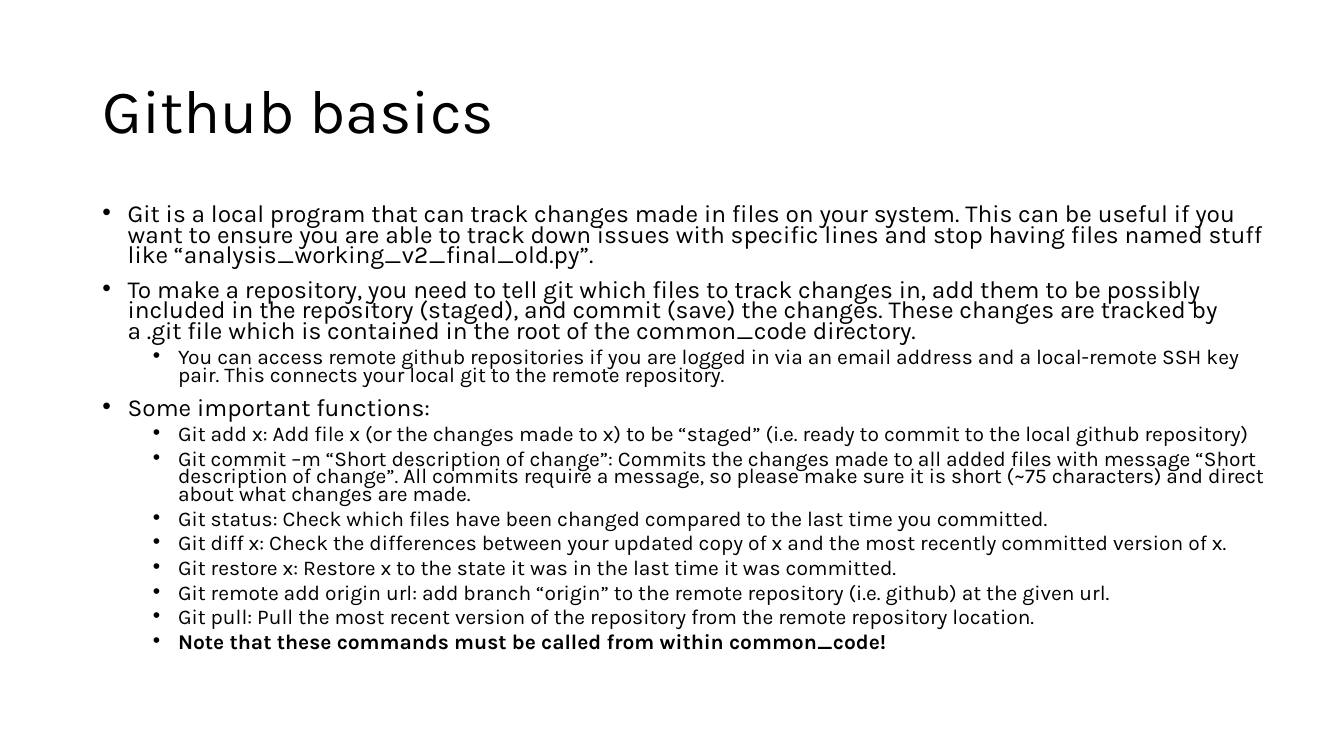
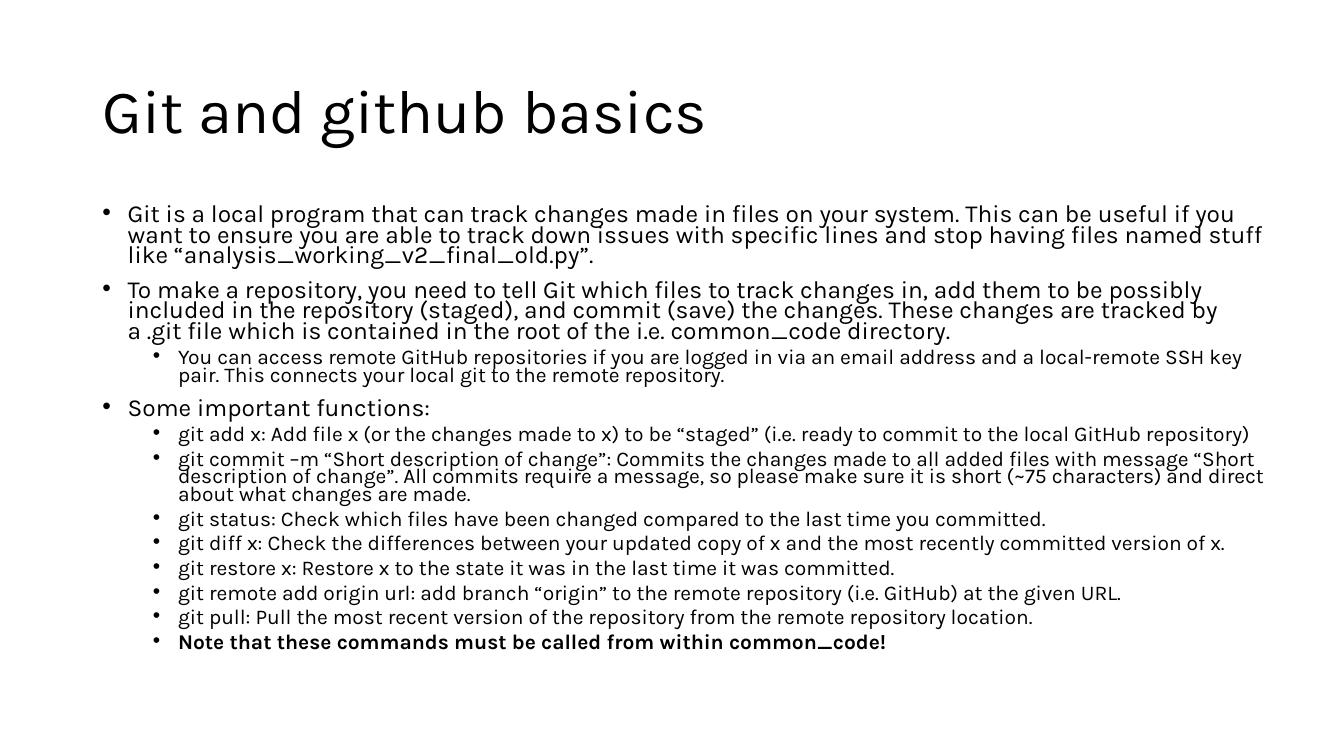
Before and after one commit to jmaniscool/common_code, a slide deck: slide 3 of start_guide.pptx (slide 7 before the commit). Drawn at 1344x756 pixels with LibreOffice and Linux fonts; fonts in the diff are those of the drawing. Boxes give left, top, right and bottom in pixels: in the first picture for what was removed or moved away, otherwise in the second. Text is boxed around its words. In the diff, an @@ line names an element or a change of style, - is before the commit and + after.

```diff
--- a/start_guide.pptx
+++ b/start_guide.pptx
@@ title at (x1=102, y1=90, x2=707, y2=148): text changed @@
-Github basics
+Git and github basics
@@ text at (x1=128, y1=281, x2=1241, y2=387): text changed @@
-• To make a repository, you need to tell git which files to track changes in, add them to be possibly included in the repository (staged), and commit (save) the changes. These changes are tracked by a .git file which is contained in the root of the common_code directory.
-  • You can access remote github repositories if you are logged in via an email address and a local-remote SSH key pair. This connects your local git to the remote repository.
+• To make a repository, you need to tell Git which files to track changes in, add them to be possibly included in the repository (staged), and commit (save) the changes. These changes are tracked by a .git file which is contained in the root of the i.e. common_code directory.
+  • You can access remote GitHub repositories if you are logged in via an email address and a local-remote SSH key pair. This connects your local git to the remote repository.
@@ text at (x1=178, y1=426, x2=1264, y2=629): text changed @@
-  • Git add x: Add file x (or the changes made to x) to be “staged” (i.e. ready to commit to the local github repository)
-  • Git commit –m “Short description of change”: Commits the changes made to all added files with message “Short description of change”. All commits require a message, so please make sure it is short (~75 characters) and direct about what changes are made.
-  • Git status: Check which files have been changed compared to the last time you committed.
-  • Git diff x: Check the differences between your updated copy of x and the most recently committed version of x.
-  • Git restore x: Restore x to the state it was in the last time it was committed.
-  • Git remote add origin url: add branch “origin” to the remote repository (i.e. github) at the given url.
-  • Git pull: Pull the most recent version of the repository from the remote repository location.
+  • git add x: Add file x (or the changes made to x) to be “staged” (i.e. ready to commit to the local GitHub repository)
+  • git commit –m “Short description of change”: Commits the changes made to all added files with message “Short description of change”. All commits require a message, so please make sure it is short (~75 characters) and direct about what changes are made.
+  • git status: Check which files have been changed compared to the last time you committed.
+  • git diff x: Check the differences between your updated copy of x and the most recently committed version of x.
+  • git restore x: Restore x to the state it was in the last time it was committed.
+  • git remote add origin url: add branch “origin” to the remote repository (i.e. GitHub) at the given URL.
+  • git pull: Pull the most recent version of the repository from the remote repository location.
```
Also in this commit, not shown: 3 other slides changed, 8 slides added.
